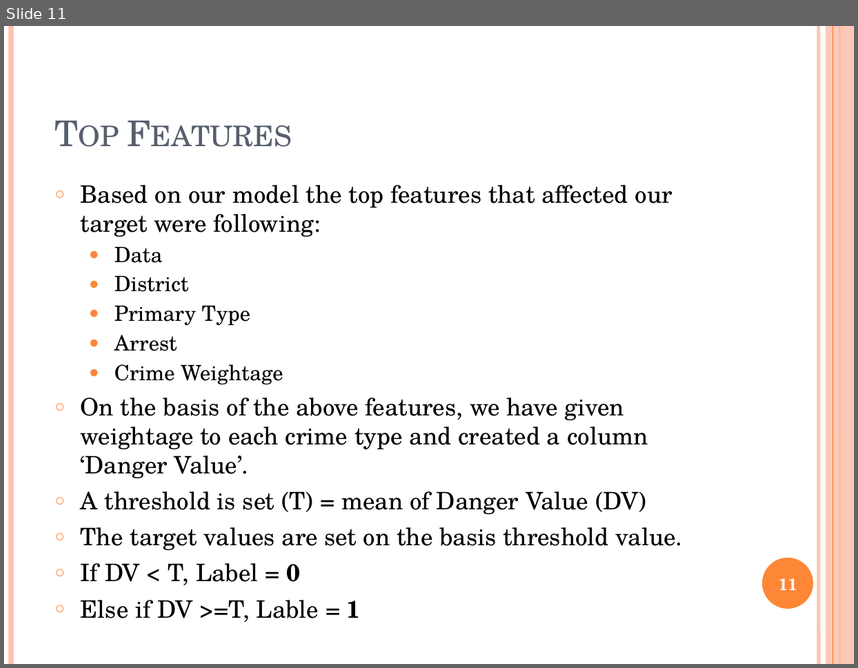
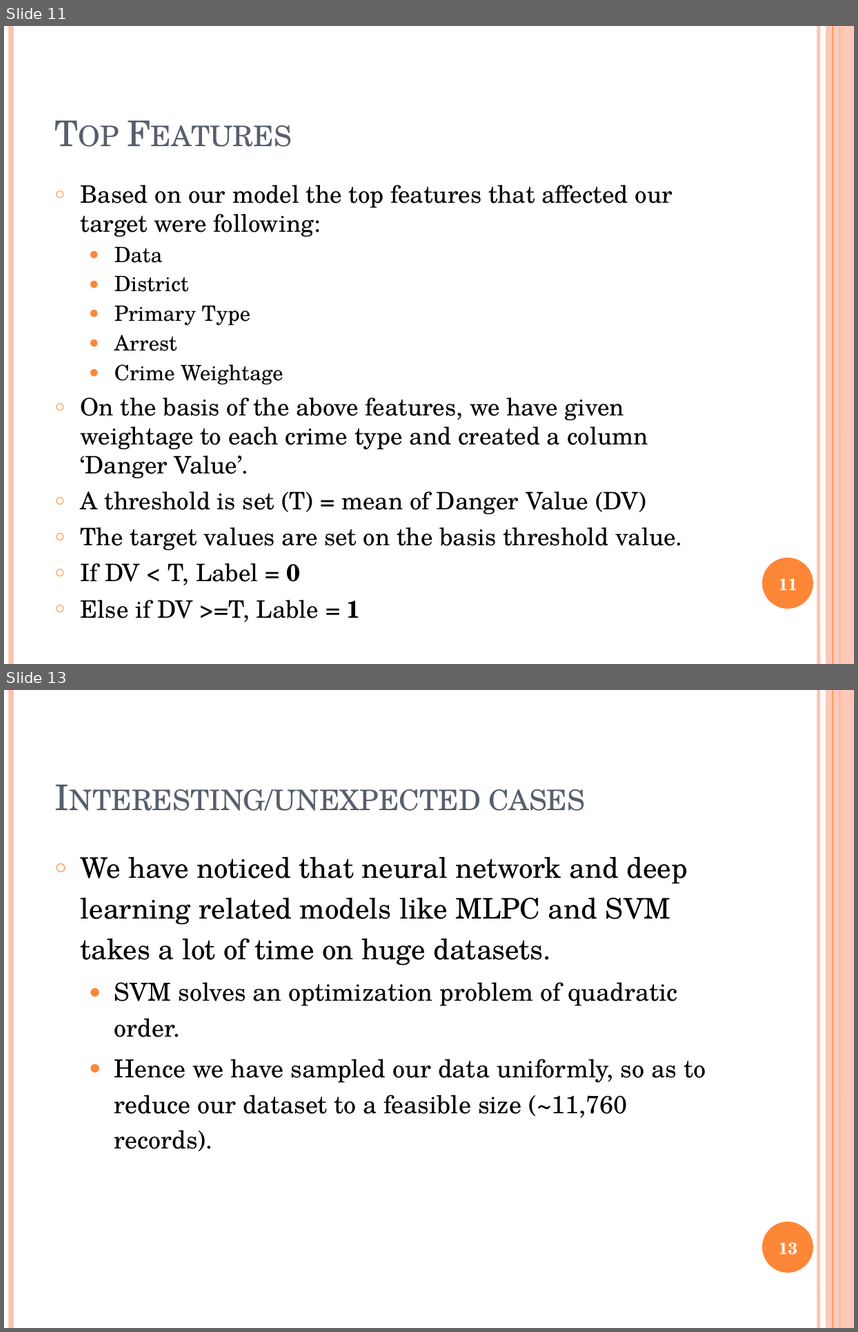
Before and after one commit to zee1159/Safe-Area-Prediction-Machine-Learning-Project, a slide deck: project-presentation-template.pptx. Shown one above the other, each under a label of ours: slide 11 before the commit, slides 11 and 13 after it; the slides between them are not shown. The pictures are 858x668 and 858x1332 pixels, drawn with LibreOffice and Linux fonts; fonts in the diff are those of the drawing. Boxes give left, top, right and bottom in pixels: in the first picture for what was removed or moved away, otherwise in the second. Text is boxed around its words. In the diff, an @@ line names an element or a change of style, - is before the commit and + after.

```diff
--- a/project-presentation-template.pptx
+++ b/project-presentation-template.pptx
@@ slide 13 added at (4, 690, 854, 1328), background #FFFFFF; not listed: 6 template elements that a slide beside it also shows @@
@@ title added at (70, 789, 586, 811), 30 pt, text #575F6D, small capitals @@
+Interesting/unexpected cases
@@ text added at (81, 856, 706, 1151), 21 pt, text #000000 @@
+○ We have noticed that neural network and deep learning related models like MLPC and SVM takes a lot of time on huge datasets.
+  ● SVM solves an optimization problem of quadratic order.
+  ● Hence we have sampled our data uniformly, so as to reduce our dataset to a feasible size (~11,760 records).
@@ page number added at (779, 1242, 798, 1254), 14 pt, text #FFFFFF, bold @@
+13
```
Also in this commit, not shown: 2 slides changed, 1 other file.
